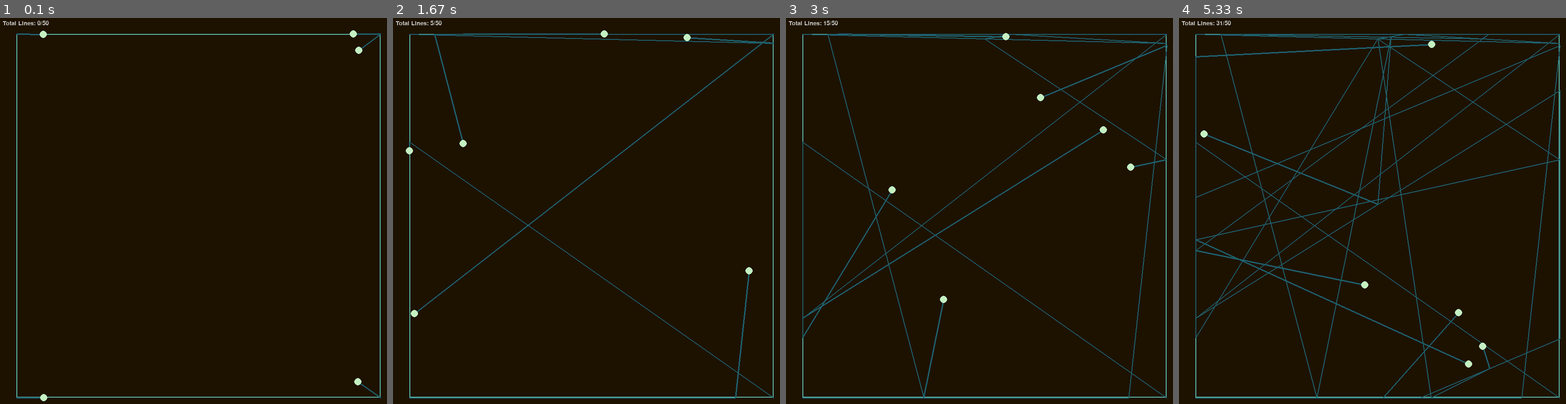
Above: before the commit, frames 1-4 (left to right).
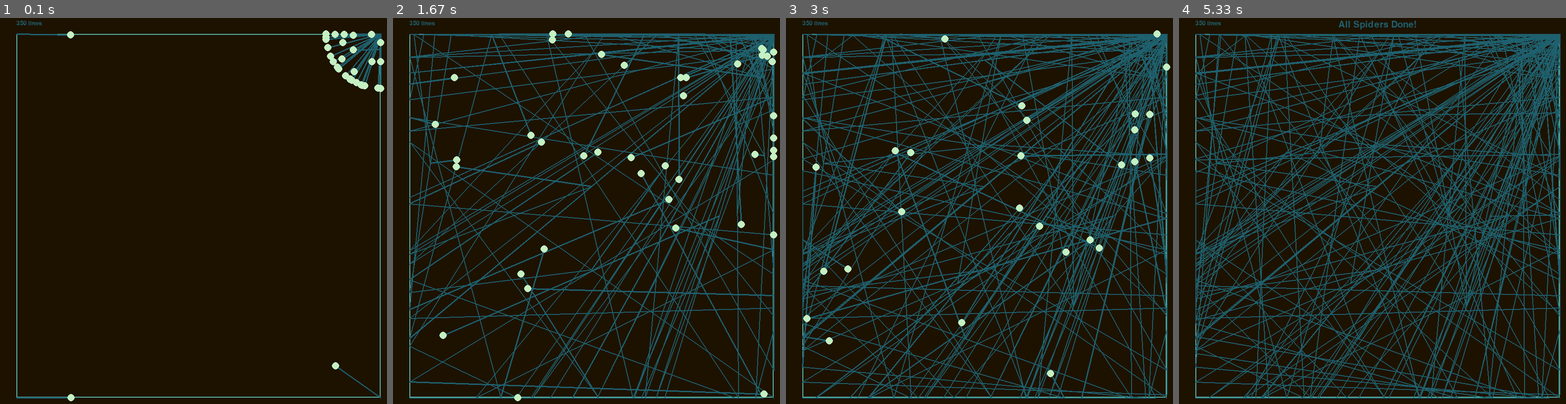
Above: after the commit, the same moments.

Repository: joao-prs/python-tips
Game: pygame game, started from redline_pygame/spider.py
The game is run twice, just before and just after one commit, with the same random seed, the same clock (stepped at 60 frames per second) and the same inputs.
Inputs:
- Up to frame 1 (0.1 s): no input
- Up to frame 2 (1.67 s): no input
- Up to frame 3 (3 s): no input
- Up to frame 4 (5.33 s): no input

The runs differ from the first frame. In frame 1, 1.4% of the frame differs, in the area x 0-100%, y 0-100%; in frame 2, 16%; in frame 3, 24%; in frame 4, 27%, in the area x 0-99%, y 0-99%.

Commit message:
updt: style

Diff:
--- a/redline_pygame/spider.py
+++ b/redline_pygame/spider.py
@@ -8,7 +8,7 @@
 # Configurações da janela
 WIDTH, HEIGHT = 900, 900
 screen = pygame.display.set_mode((WIDTH, HEIGHT))
-pygame.display.set_caption("Teia da Aranha")
+pygame.display.set_caption("spiders's lines by jprs.drw")
 
 # Cores
 SPIDER_COLORS = [
@@ -30,11 +30,11 @@
 BOX_RECT = pygame.Rect(PADDING, PADDING, WIDTH - 2 * PADDING, HEIGHT - 2 * PADDING)
 
 # Velocidade da bolinha (quanto menor, mais rápido)
-speed = 10
+speed = 20
 
 # Configurações das aranhas
-num_spiders = 6  # Número de aranhas (ajuste conforme necessário)
-max_lines = 50    # Número total de linhas
+num_spiders = 45  # Número de aranhas (ajuste conforme necessário)
+max_lines = 350    # Número total de linhas
 lines_per_spider = max_lines // num_spiders
 default_dot_radius = 8  # Raio padrão quando a aranha está ativa
 
@@ -166,8 +166,9 @@
 
     # Número total de linhas (texto)
     total_lines = sum(spider["lines_drawn"] for spider in spiders)
-    text = font.render(f"Total Lines: {total_lines}/{max_lines}", True, (200, 200, 200))
-    screen.blit(text, (20, 20))
+    #text = font.render(f"Total Lines: {total_lines}/{max_lines}", True, (30, 96, 110))
+    text = font.render(f"{max_lines} lines", True, (30, 96, 110))
+    screen.blit(text, (PADDING, 20))
 
     # Linhas por aranha (texto)
     #for i, spider in enumerate(spiders):
@@ -179,7 +180,7 @@
     # Mostra mensagem quando todas completarem (texto)
     if all_complete:
         font = pygame.font.SysFont(None, 30)
-        texto_completo = font.render("All Spiders Done!", True, (200, 200, 200))
+        texto_completo = font.render("All Spiders Done!", True, (30, 96, 110))
         text_rect = texto_completo.get_rect(center=(WIDTH//2, 30))
         screen.blit(texto_completo, text_rect)
 
